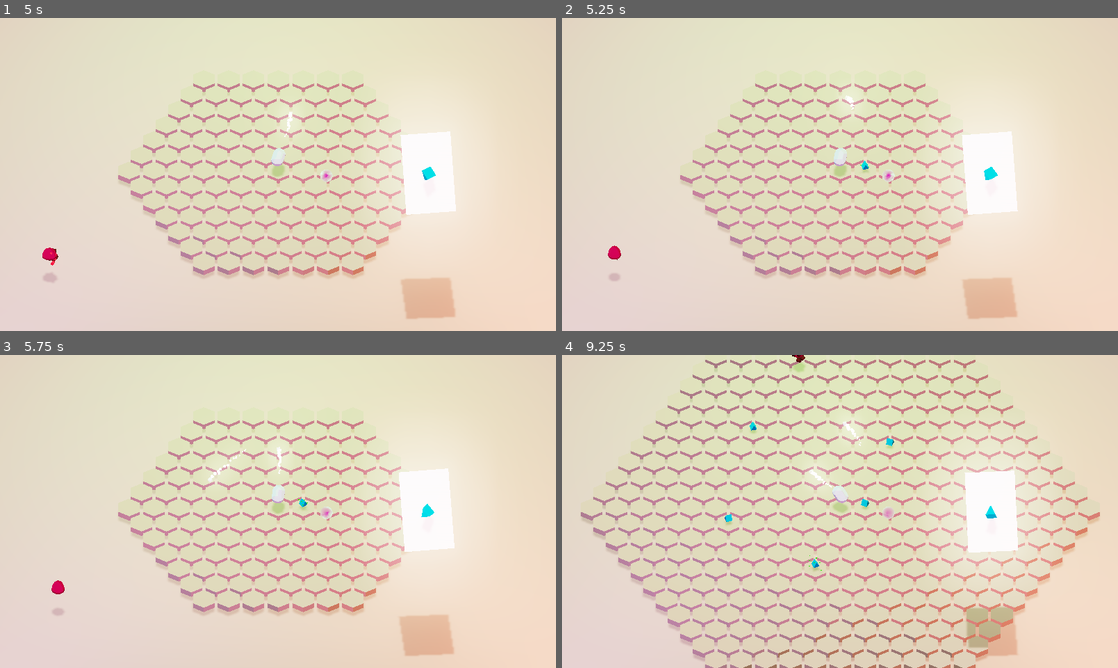
Above: before the commit, frames 1-4 (two rows, left to right).
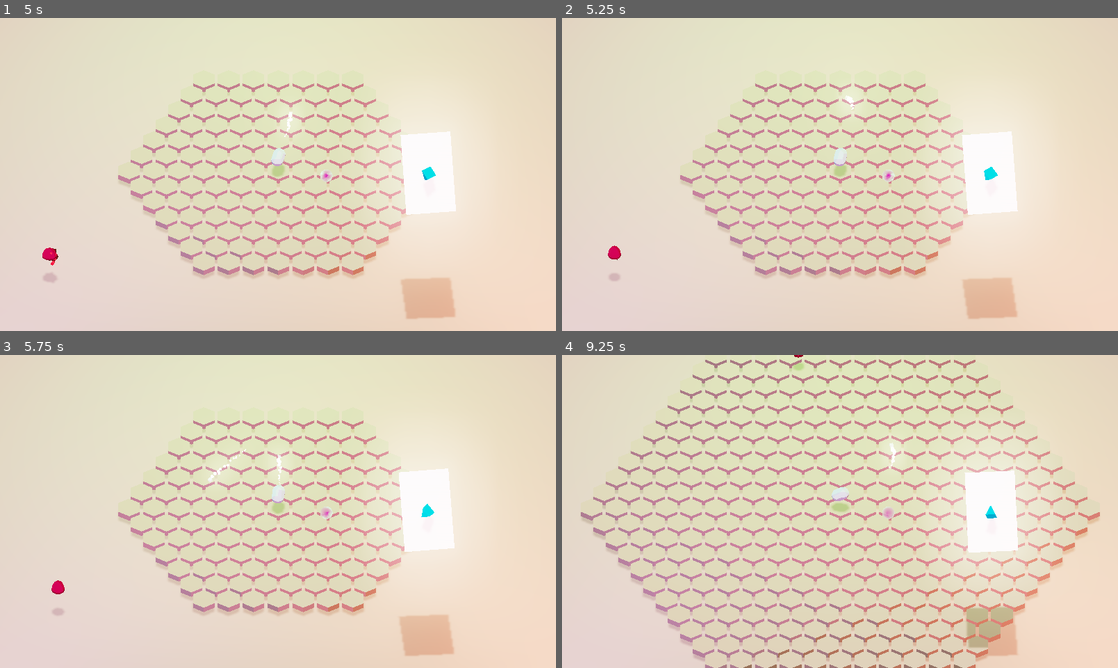
Above: after the commit, the same moments.

Repository: Trixxo/3dpix
Game: Godot game, scene res://Main.tscn
Two runs of this game, one before a commit and one after it. Both use one fixed random seed, a clock stepped at 60 frames per second and the inputs below.
Inputs (mouse positions are in pixels of both pictures, inside the frame that each line leads up to):
- Up to frame 1 (5 s): tap Enter at 0.5 s; move the mouse to (400, 158) at 0.52 s; press the mouse at (400, 158) at 0.53 s; tap Space at 0.77, 1.52, 3.02, 3.77, 4.52 s; move the mouse to (166, 190) at 1.27 s; release the mouse at (166, 190) at 1.28 s; click (166, 190) at 1.35 s; move the mouse to (333, 105) at 2.02 s; press the mouse at (333, 105) at 2.03 s; move the mouse to (250, 237) at 2.77 s; release the mouse at (250, 237) at 2.78 s; click (250, 237) at 2.85 s; move the mouse to (444, 221) at 3.52 s; press the mouse at (444, 221) at 3.53 s; move the mouse to (111, 127) at 4.27 s; release the mouse at (111, 127) at 4.28 s; click (111, 127) at 4.35 s
- Up to frame 2 (5.25 s): move the mouse to (867, 174) at 5.02 s; press the mouse at (867, 174) at 5.03 s
- Up to frame 3 (5.75 s): no input
- Up to frame 4 (9.25 s): move the mouse to (756, 433) at 5.77 s; release the mouse at (756, 433) at 5.78 s; click (756, 433) at 5.85 s; tap Space at 6.02, 6.77, 7.52, 9.02 s; move the mouse to (962, 495) at 6.52 s; press the mouse at (962, 495) at 6.53 s; move the mouse to (728, 527) at 7.27 s; release the mouse at (728, 527) at 7.28 s; click (728, 527) at 7.35 s; move the mouse to (895, 442) at 8.02 s; press the mouse at (895, 442) at 8.03 s; move the mouse to (812, 574) at 8.77 s; release the mouse at (812, 574) at 8.78 s; click (812, 574) at 8.85 s

Frame 1 is identical in both runs. In frame 2, less than 0.1% of the frame differs, in the area x 49-56%, y 43-50%; in frame 3, less than 0.1%; in frame 4, 0.6%, in the area x 29-62%, y 0-70%.

Commit message:
build towers from cards

Diff:
--- a/HexGrid/HexGrid.gd
+++ b/HexGrid/HexGrid.gd
@@ -1,26 +1,22 @@
 extends MultiMeshInstance
 
 var hexagon_scene = preload("Hexagon.tscn")
-var hex_highlight_scene = preload("Highlight.tscn")
 var cube_scene = preload("res://Tower/PrismTower.tscn")
 
 var cellsize = Vector2(2.3, 2.3)
 var map_size = 1
 var hex_map = hexes_in_range(map_size)
-var intersection
 var ground_bounds_top = []
 var ground_bounds_bottom = []
-var axial_pos
+var is_building_tower = false
+var building_preview: MeshInstance
 
 onready var view_size = get_viewport().size
-onready var highlight = hex_highlight_scene.instance()
 
 signal found_bounds
 
 func _ready():
     create_hex_meshes_from_cells()
-    get_tree().get_root().call_deferred('add_child', highlight)
-    highlight.visible = false
 
 func _process(_dt):
     pass
@@ -77,17 +73,29 @@
         add_child(freshgon)
 
 func _mouse_entered_hexagon(gon):
-    highlight.transform.origin = gon.global_transform.origin + Vector3.UP * 2
-    highlight.show()
+    if is_building_tower and is_instance_valid(building_preview):
+        building_preview.transform.origin = gon.global_transform.origin + Vector3.UP * 2
+        building_preview.show()
 
 func _mouse_exited_hexagon():
-    highlight.hide()
+    if is_instance_valid(building_preview):
+        building_preview.hide()
 
 func _mouse_clicked_hexagon(_cam, event, _click_pos, _click_normal, _shape_idx, gon):
-    if event.is_action_pressed("game_select"):
+    if event.is_action_pressed("game_select") and is_building_tower:
+        is_building_tower = false
+        building_preview.queue_free()
         var cube = cube_scene.instance()
         cube.transform.origin = Vector3(gon.transform.origin.x, 2.25, gon.transform.origin.z)
         get_tree().get_root().add_child(cube)
+
+func start_building_tower(preview_node: MeshInstance):
+    is_building_tower = true
+    building_preview = preview_node.duplicate()
+    building_preview.scale = Vector3.ONE
+    building_preview.rotation_degrees = Vector3.ZERO
+    building_preview.hide()
+    add_child(building_preview)
 
 
 static func delete_children(node):
--- a/Projectile/Projectile.tscn
+++ b/Projectile/Projectile.tscn
@@ -1,7 +1,7 @@
 [gd_scene load_steps=10 format=2]
 
 [ext_resource path="res://Projectile/Projectile.gd" type="Script" id=1]
-[ext_resource path="res://HexGrid/Highlight.tscn" type="PackedScene" id=2]
+[ext_resource path="res://Experimental/OldHexGridHighlight.tscn" type="PackedScene" id=2]
 [ext_resource path="res://MainTowerMat.tres" type="Material" id=3]
 
 [sub_resource type="SpatialMaterial" id=12]
--- a/UI/Card.gd
+++ b/UI/Card.gd
@@ -7,6 +7,7 @@
 func _ready():
     var _e = $Area.connect("mouse_entered", self, "_mouse_entered")
     var _e2 = $Area.connect("mouse_exited", self, "_mouse_exited")
+    var _e3 = $Area.connect("input_event", self, "_area_input_event")
 
 func _process(dt):
     idle_movement_factor += dt / 2
@@ -20,3 +21,7 @@
 
 func _mouse_exited():
     scale = initial_scale
+
+func _area_input_event(_cam, event, _position, _normal, _shape_index):
+    if event.is_action_released("game_select"):
+        $"/root/Node2D/HexGrid".start_building_tower($Preview)
Renamed: HexGrid/Highlight.tscn -> Experimental/OldHexGridHighlight.tscn
